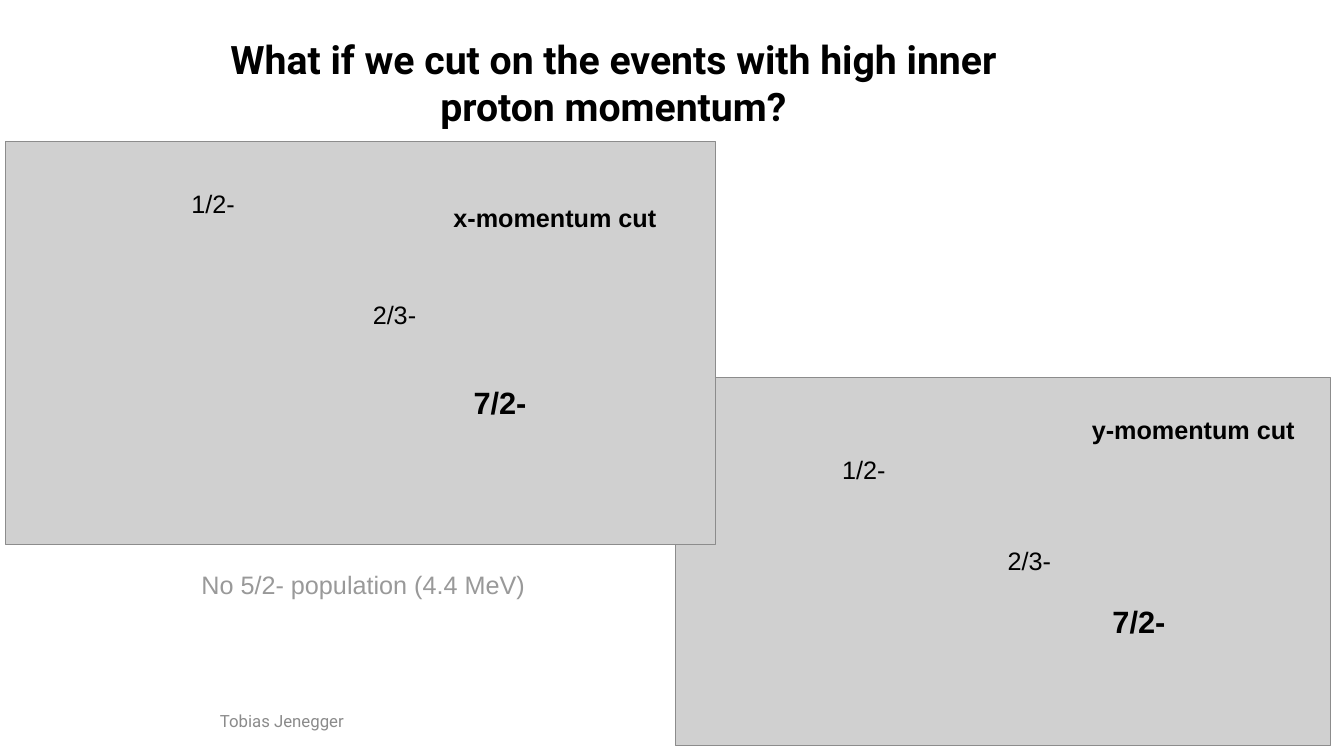
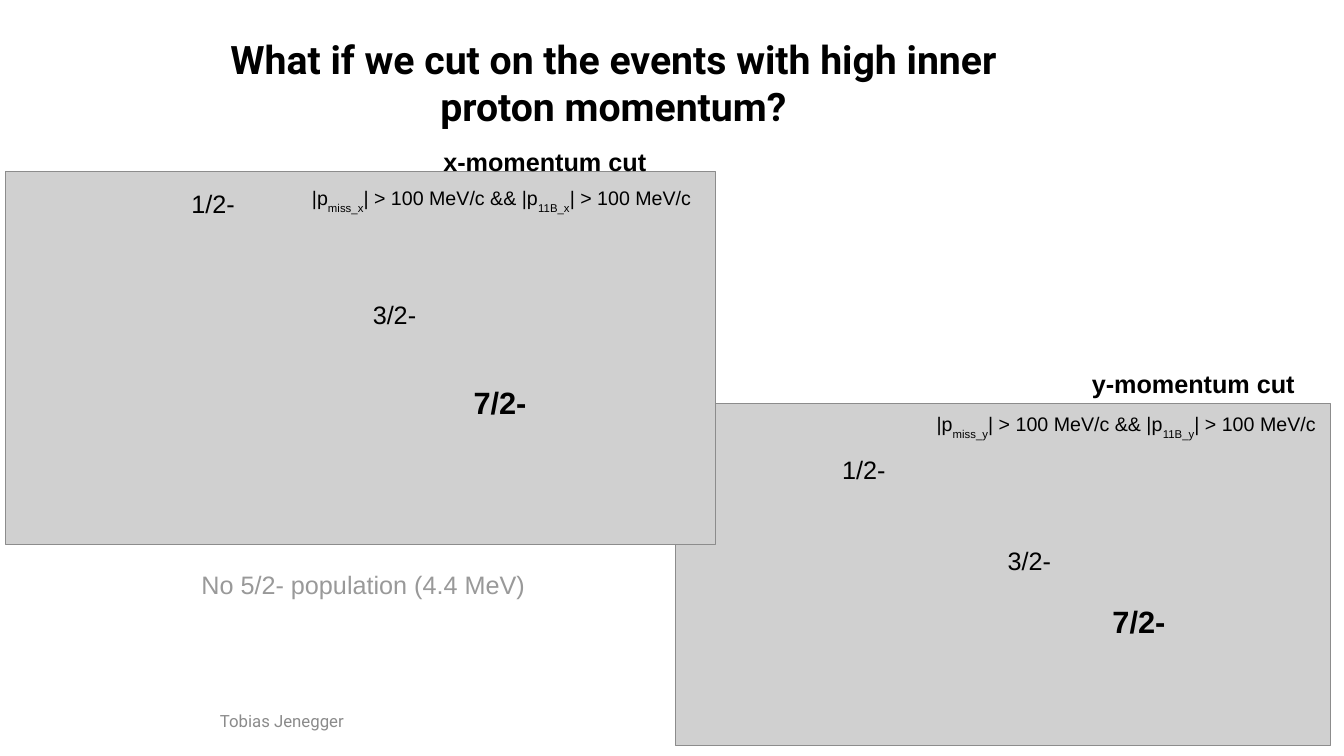
Before and after one commit to jenegger/r3bweek_2022, a slide deck: slide 10 of dreb_pres.odp. Drawn at 1344x756 pixels with LibreOffice and Linux fonts; fonts in the diff are those of the drawing; grey boxes stand for pictures; background and template pictures are left out. Boxes give left, top, right and bottom in pixels: in the first picture for what was removed or moved away, otherwise in the second. Text is boxed around its words. In the diff, an @@ line names an element or a change of style, - is before the commit and + after.

```diff
--- a/dreb_pres.odp
+++ b/dreb_pres.odp
@@ text "x-momentum cut" rewrapped from bbox=[453, 210, 656, 228] to bbox=[443, 150, 646, 172] @@
@@ picture: place and size @@
-picture at bbox=[5, 141, 716, 544]
+picture at bbox=[5, 171, 716, 544]
@@ text added at bbox=[328, 190, 691, 215], 14 pt, text #000000 @@
+|pmiss_x| > 100 MeV/c && |p11B_x| > 100 MeV/c
@@ text at bbox=[373, 305, 416, 325]: text changed @@
-2/3-
+3/2-
@@ text "y-momentum cut": place and size @@
-text "y-momentum cut" at bbox=[1092, 422, 1295, 445]
+text "y-momentum cut" at bbox=[1092, 376, 1295, 398]
@@ picture: place and size @@
-picture at bbox=[676, 377, 1331, 746]
+picture at bbox=[676, 403, 1331, 746]
@@ text added at bbox=[953, 416, 1316, 441], 14 pt, text #000000 @@
+|pmiss_y| > 100 MeV/c && |p11B_y| > 100 MeV/c
@@ text at bbox=[1008, 551, 1051, 571]: text changed @@
-2/3-
+3/2-
```
Also in this commit, not shown: 3 other slides changed, 3 other files.
